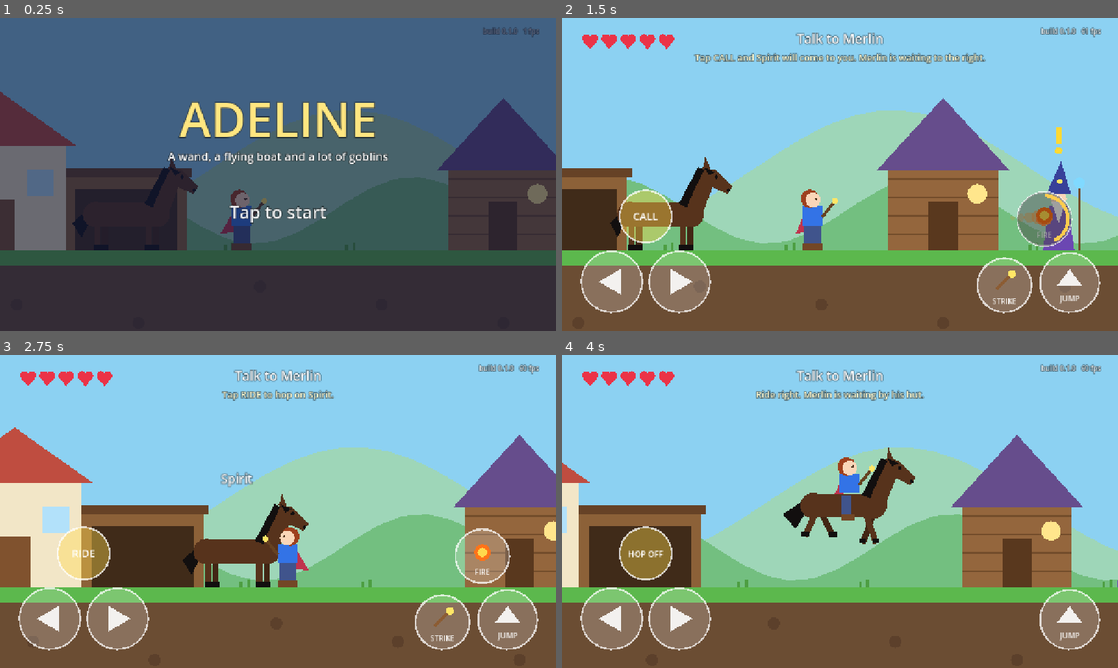
Above: before the commit, frames 1-4 (two rows, left to right).
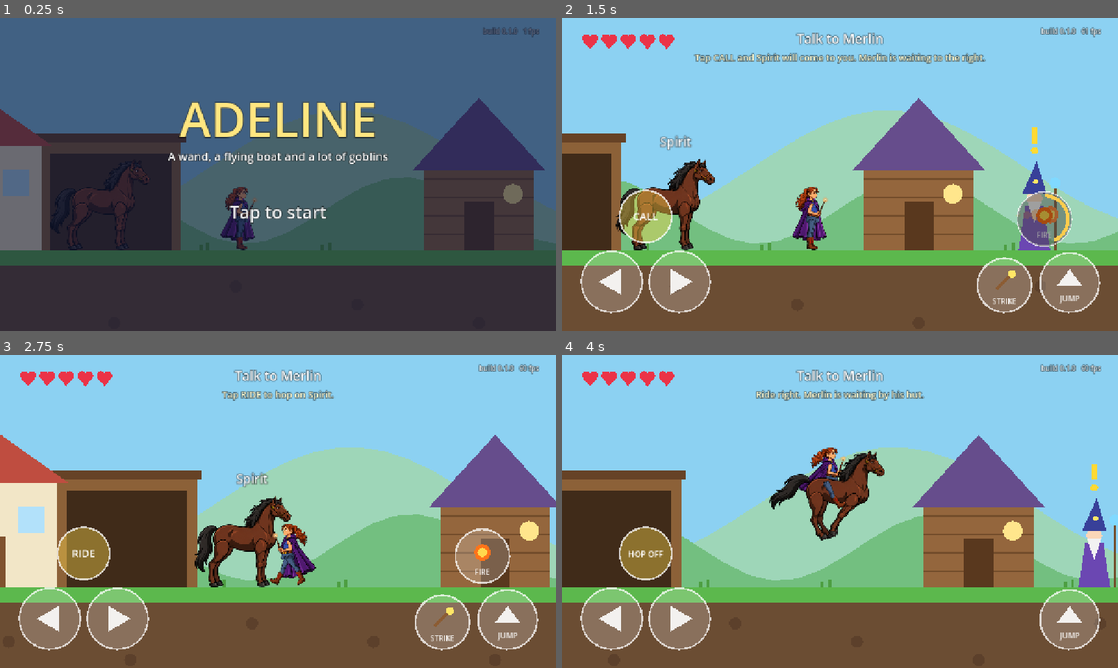
Above: after the commit, the same moments.

Repository: B3r3t/adeline-game
Game: Godot game, scene res://scenes/main.tscn
The game is run twice, just before and just after one commit, with the same random seed, the same clock (stepped at 60 frames per second) and the same inputs.
Inputs (mouse positions are in pixels of both pictures, inside the frame that each line leads up to):
- Up to frame 1 (0.25 s): no input
- Up to frame 2 (1.5 s): tap Enter at 0.5 s; move the mouse to (962, 158) at 0.52 s; hold D (move_right) 0.53-1.25 s; tap K (fireball) at 0.6 s; click (962, 158) at 0.67 s; tap Space (jump) at 0.77 s; tap L (shield) at 0.8 s; drag from (728, 190) to (812, 237) at 1.27 s
- Up to frame 3 (2.75 s): move the mouse to (333, 442) at 2.02 s; hold A (move_left) from 2.03 s (still down); tap J (strike) at 2.1 s; tap K (fireball) at 2.3 s
- Up to frame 4 (4 s): release A (move_left) at 2.75 s; drag from (812, 574) to (673, 464) at 2.77 s; move the mouse to (1006, 558) at 3.52 s; hold D (move_right) from 3.53 s (still down); tap E (interact) at 3.6 s; tap Space (jump) at 3.77 s; tap J (strike) at 3.8 s

The runs differ from the first frame. In frame 1, 12% of the frame differs, in the area x 0-100%, y 23-75%; in frame 2, 14%; in frame 3, 17%; in frame 4, 20%, in the area x 0-100%, y 25-75%.

Commit message:
Replace the Adeline and Spirit stand-ins with animated cutout art
Adeline (12 years old, purple hooded cloak) and Spirit are now built from
separate art parts and animated as paper-puppet rigs: idle, walk, jump,
wand strike, fireball cast, shield, hurt, resting and riding for Adeline;
standing, galloping and tail sway for Spirit. A small rig loader reads
the joints from a rig file produced by art_src/build_rig.py. Merlin, the
goblins and the buildings are still stand-in shapes.

Co-Authored-By: Claude Fable 5.2 <noreply@anthropic.com>
Claude-Session: https://claude.ai/code/session_018MhduFoH8oK44GKZtj6T5o

Diff:
--- /dev/null
+++ b/art/adeline/rig.json
@@ -0,0 +1,109 @@
+{
+ "tex_scale": 0.45454545454545453,
+ "parts": [
+  {
+   "name": "torso",
+   "parent": "",
+   "z": 2,
+   "pos": [
+    0.0,
+    -47.16
+   ],
+   "pivot": [
+    24.1,
+    79.64
+   ]
+  },
+  {
+   "name": "leg_far",
+   "parent": "torso",
+   "z": 1,
+   "pos": [
+    1.43,
+    -0.32
+   ],
+   "pivot": [
+    19.21,
+    6.99
+   ]
+  },
+  {
+   "name": "leg_near",
+   "parent": "torso",
+   "z": 3,
+   "pos": [
+    -1.11,
+    -0.32
+   ],
+   "pivot": [
+    19.21,
+    6.99
+   ]
+  },
+  {
+   "name": "cloak_back",
+   "parent": "torso",
+   "z": 0,
+   "pos": [
+    -3.81,
+    -33.03
+   ],
+   "pivot": [
+    62.21,
+    3.63
+   ]
+  },
+  {
+   "name": "arm",
+   "parent": "torso",
+   "z": 4,
+   "pos": [
+    -1.43,
+    -28.26
+   ],
+   "pivot": [
+    15.72,
+    25.15
+   ]
+  },
+  {
+   "name": "hood",
+   "parent": "torso",
+   "z": 5,
+   "pos": [
+    0.95,
+    -32.71
+   ],
+   "pivot": [
+    42.76,
+    17.52
+   ]
+  },
+  {
+   "name": "head",
+   "parent": "torso",
+   "z": 6,
+   "pos": [
+    -1.11,
+    -34.61
+   ],
+   "pivot": [
+    27.39,
+    48.9
+   ]
+  },
+  {
+   "name": "ponytail",
+   "parent": "head",
+   "z": 7,
+   "pos": [
+    -5.78,
+    -15.56
+   ],
+   "pivot": [
+    45.48,
+    8.31
+   ]
+  }
+ ]
+}
--- /dev/null
+++ b/art/spirit/rig.json
@@ -0,0 +1,83 @@
+{
+ "tex_scale": 0.45454545454545453,
+ "parts": [
+  {
+   "name": "body",
+   "parent": "",
+   "z": 2,
+   "pos": [
+    0.0,
+    -69.93
+   ],
+   "pivot": [
+    142.1,
+    176.16
+   ]
+  },
+  {
+   "name": "tail",
+   "parent": "body",
+   "z": 0,
+   "pos": [
+    -60.85,
+    -27.76
+   ],
+   "pivot": [
+    82.21,
+    8.22
+   ]
+  },
+  {
+   "name": "leg_hind_far",
+   "parent": "body",
+   "z": 1,
+   "pos": [
+    -42.7,
+    -1.6
+   ],
+   "pivot": [
+    50.5,
+    17.62
+   ]
+  },
+  {
+   "name": "leg_front_far",
+   "parent": "body",
+   "z": 1,
+   "pos": [
+    20.28,
+    -3.74
+   ],
+   "pivot": [
+    23.49,
+    16.44
+   ]
+  },
+  {
+   "name": "leg_hind_near",
+   "parent": "body",
+   "z": 3,
+   "pos": [
+    -49.64,
+    0.0
+   ],
+   "pivot": [
+    50.5,
+    17.62
+   ]
+  },
+  {
+   "name": "leg_front_near",
+   "parent": "body",
+   "z": 3,
+   "pos": [
+    14.41,
+    -2.14
+   ],
+   "pivot": [
+    23.49,
+    16.44
+   ]
+  }
+ ]
+}
--- a/scripts/horse.gd
+++ b/scripts/horse.gd
@@ -1,10 +1,12 @@
 extends Node2D
 ## Spirit, Adeline's horse: dark brown with a black mane and tail.
 ## Spirit waits in the stable, comes when called, carries Adeline at a gallop,
-## and stays back from goblin fights. Placeholder shapes for now.
+## and stays back from goblin fights. Built from cutout art.
+
+const RigScript := preload("res://scripts/rig.gd")
 
 const GALLOP := 620.0
-const BACK_HEIGHT := 78.0  # how high Spirit's back is above the ground
+const SEAT := Vector2(-32.0, -27.0)  # the dip of Spirit's back, measured from the body joint
 const NAME := "Spirit"
 
 var game = null
@@ -15,10 +17,32 @@
 var speed := 0.0  # ground speed, drives the leg animation
 var stride := 0.0
 var clock := 0.0
+var rig = null
+var rider_leg: Sprite2D
 
 
 func _ready() -> void:
 	font = ThemeDB.fallback_font
+	rig = Node2D.new()
+	rig.set_script(RigScript)
+	add_child(rig)
+	rig.build("res://art/spirit")
+	# The far legs sit in shadow.
+	rig.tint("leg_front_far", Color(0.72, 0.72, 0.78))
+	rig.tint("leg_hind_far", Color(0.72, 0.72, 0.78))
+	# Borrow Adeline's leg art for the rider's near leg.
+	var adeline = JSON.parse_string(FileAccess.get_file_as_string("res://art/adeline/rig.json"))
+	rider_leg = Sprite2D.new()
+	rider_leg.texture = load("res://art/adeline/leg_near.png")
+	rider_leg.centered = false
+	for part in adeline["parts"]:
+		if part["name"] == "leg_near":
+			rider_leg.offset = -Vector2(part["pivot"][0], part["pivot"][1])
+	var s := float(adeline["tex_scale"])
+	rider_leg.scale = Vector2(s, s)
+	rider_leg.rotation = deg_to_rad(-34.0)
+	rider_leg.visible = false
+	rig.add_child(rider_leg)
 
 
 func place(x: float) -> void:
@@ -64,6 +88,7 @@
 		_:
 			speed = move_toward(speed, 0.0, 2400.0 * delta)
 	stride += speed * delta * 0.035
+	_animate()
 	queue_redraw()
 
 
@@ -79,64 +104,31 @@
 	return false
 
 
+func _animate() -> void:
+	var pace := clampf(speed / 560.0, 0.0, 1.0)
+	rig.scale.x = facing
+	rig.pose = {
+		"leg_front_near": sin(stride) * 34.0 * pace,
+		"leg_front_far": sin(stride + 0.8) * 34.0 * pace,
+		"leg_hind_near": sin(stride + PI) * 30.0 * pace,
+		"leg_hind_far": sin(stride + PI + 0.8) * 30.0 * pace,
+		"tail": sin(clock * 2.0) * 5.0 + pace * 26.0,
+		"body": sin(stride * 2.0) * 2.5 * pace,
+	}
+	rig.root_offset = Vector2(0.0, -absf(sin(stride)) * 5.0 * pace)
+	rig.apply()
+	# Adeline's near leg, drawn over Spirit's side while she rides.
+	rider_leg.visible = state == "mounted"
+	rider_leg.position = seat() + Vector2(2.0, 2.0)
+
+
+## Where a rider sits, relative to Spirit's feet and facing right.
+func seat() -> Vector2:
+	return rig.rest_pos("body") + rig.root_offset + SEAT
+
+
 func _draw() -> void:
-	var f := float(facing)
-	var coat := Color(0.34, 0.2, 0.11)
-	var coat_far := Color(0.26, 0.15, 0.08)
-	var black := Color(0.07, 0.06, 0.06)
-	var pace := clampf(speed / 560.0, 0.0, 1.0)
-	var bob := sin(stride * 2.0) * 4.0 * pace
-	var top := -BACK_HEIGHT + bob
-
-	# Tail.
-	var sway := sin(clock * 3.0) * 4.0 + pace * 16.0
-	draw_colored_polygon(PackedVector2Array([
-		Vector2(-f * 58.0, top + 6.0),
-		Vector2(-f * (86.0 + sway), top + 34.0),
-		Vector2(-f * (72.0 + sway * 0.5), top + 58.0),
-		Vector2(-f * 56.0, top + 22.0),
-	]), black)
-
-	# Legs: the far pair first, then the near pair.
-	for i in 4:
-		var hind := i % 2 == 0
-		var far := i < 2
-		var base_x := (-42.0 if hind else 42.0) * f + (7.0 if far else -5.0) * f
-		var phase := stride + (0.0 if hind else PI) + (PI * 0.5 if far else 0.0)
-		var swing := sin(phase) * 24.0 * pace
-		var lift := maxf(cos(phase), 0.0) * 16.0 * pace
-		var hip := Vector2(base_x, top + 34.0)
-		var hoof := Vector2(base_x + swing * f, -lift)
-		draw_line(hip, hoof, coat_far if far else coat, 10.0)
-		draw_rect(Rect2(hoof.x - 6.0, hoof.y - 8.0, 12.0, 8.0), black)
-
-	# Body.
-	draw_rect(Rect2(-54.0, top, 108.0, 40.0), coat)
-	draw_circle(Vector2(-f * 50.0, top + 20.0), 21.0, coat)
-	draw_circle(Vector2(f * 50.0, top + 20.0), 21.0, coat)
-	# Neck and head.
-	draw_colored_polygon(PackedVector2Array([
-		Vector2(f * 34.0, top + 2.0), Vector2(f * 66.0, top + 26.0),
-		Vector2(f * 92.0, top - 40.0), Vector2(f * 68.0, top - 56.0),
-	]), coat)
-	draw_colored_polygon(PackedVector2Array([
-		Vector2(f * 68.0, top - 58.0), Vector2(f * 90.0, top - 54.0), Vector2(f * 118.0, top - 26.0),
-		Vector2(f * 110.0, top - 14.0), Vector2(f * 84.0, top - 26.0),
-	]), coat)
-	draw_colored_polygon(PackedVector2Array([Vector2(f * 70.0, top - 56.0), Vector2(f * 74.0, top - 76.0), Vector2(f * 82.0, top - 56.0)]), coat)
-	draw_circle(Vector2(f * 112.0, top - 20.0), 3.0, black)
-	draw_circle(Vector2(f * 92.0, top - 42.0), 3.0, black)
-	# Mane and forelock.
-	draw_colored_polygon(PackedVector2Array([
-		Vector2(f * 30.0, top + 2.0), Vector2(f * 62.0, top - 58.0),
-		Vector2(f * 72.0, top - 54.0), Vector2(f * 50.0, top - 8.0), Vector2(f * 44.0, top + 8.0),
-	]), black)
-	draw_colored_polygon(PackedVector2Array([Vector2(f * 72.0, top - 58.0), Vector2(f * 90.0, top - 50.0), Vector2(f * 80.0, top - 44.0)]), black)
-
-	if state == "mounted":
-		# Adeline's near leg and boot over Spirit's side.
-		draw_rect(Rect2(-8.0 + f * 4.0, top + 2.0, 16.0, 34.0), Color(0.25, 0.33, 0.55))
-		draw_rect(Rect2(-10.0 + f * 7.0, top + 34.0, 22.0, 10.0), Color(0.45, 0.28, 0.15))
-	elif game.mode == "play" and absf(game.player.position.x - position.x) < 240.0:
-		draw_string_outline(font, Vector2(-60.0, top - 92.0), NAME, HORIZONTAL_ALIGNMENT_CENTER, 120.0, 20, 5, Color(0.0, 0.0, 0.0, 0.5))
-		draw_string(font, Vector2(-60.0, top - 92.0), NAME, HORIZONTAL_ALIGNMENT_CENTER, 120.0, 20, Color.WHITE)
+	if state != "mounted" and game.mode == "play" and absf(game.player.position.x - position.x) < 260.0:
+		var y := -170.0
+		draw_string_outline(font, Vector2(-60.0, y), NAME, HORIZONTAL_ALIGNMENT_CENTER, 120.0, 20, 5, Color(0.0, 0.0, 0.0, 0.5))
+		draw_string(font, Vector2(-60.0, y), NAME, HORIZONTAL_ALIGNMENT_CENTER, 120.0, 20, Color.WHITE)
--- a/scripts/main.gd
+++ b/scripts/main.gd
@@ -17,8 +17,8 @@
 const CAMERA_ZOOM := 1.4  # bigger characters are easier to read on an 8 inch screen
 
 const HOUSE_X := 150.0
-const STABLE_X := 470.0  # where Spirit waits
-const START_X := 660.0
+const STABLE_X := 485.0  # where Spirit waits
+const START_X := 700.0
 const MERLIN_X := 1280.0
 const SIGN_X := 1560.0
 const GATE_X := 1700.0  # Adeline cannot head east until she has the mission
@@ -640,9 +640,9 @@
 func _draw_house(g: float) -> void:
 	var hx := HOUSE_X
 	# Stable, attached to the right side of the house.
-	draw_rect(Rect2(hx + 220.0, g - 120.0, 200.0, 120.0), Color(0.55, 0.38, 0.22))
-	draw_rect(Rect2(hx + 236.0, g - 100.0, 168.0, 100.0), Color(0.25, 0.17, 0.1))
-	draw_rect(Rect2(hx + 212.0, g - 134.0, 216.0, 14.0), Color(0.4, 0.26, 0.15))
+	draw_rect(Rect2(hx + 220.0, g - 176.0, 230.0, 176.0), Color(0.55, 0.38, 0.22))
+	draw_rect(Rect2(hx + 236.0, g - 158.0, 198.0, 158.0), Color(0.25, 0.17, 0.1))
+	draw_rect(Rect2(hx + 212.0, g - 190.0, 246.0, 14.0), Color(0.4, 0.26, 0.15))
 	# House.
 	draw_rect(Rect2(hx, g - 170.0, 220.0, 170.0), Color(0.95, 0.9, 0.78))
 	draw_colored_polygon(PackedVector2Array([Vector2(hx - 20.0, g - 170.0), Vector2(hx + 110.0, g - 262.0), Vector2(hx + 240.0, g - 170.0)]), Color(0.75, 0.3, 0.25))
--- a/scripts/player.gd
+++ b/scripts/player.gd
@@ -3,6 +3,7 @@
 ## Timing, damage and reach numbers are at the top so they are easy to tune after playtests.
 
 const FireballScript := preload("res://scripts/fireball.gd")
+const RigScript := preload("res://scripts/rig.gd")
 
 const SPEED := 300.0
 const ACCEL := 2600.0
@@ -32,7 +33,6 @@
 # Riding Spirit: faster, with a longer jump. No attacks from the saddle.
 const RIDE_SPEED := 560.0
 const RIDE_JUMP := -820.0
-const RIDE_LIFT := 42.0  # how far Adeline sits above the ground
 
 # What take_hit reports back to an attacker.
 const MISSED := 0
@@ -55,6 +55,8 @@
 var jump_buffer := 0.0
 var anim_time := 0.0
 var mounted := false
+var cast_time := 9.0  # seconds since the last fireball, for the casting pose
+var rig = null
 var min_x := -INF
 var max_x := INF
 
@@ -68,6 +70,10 @@
 	col.shape = shape
 	col.position = Vector2(0.0, -HEIGHT / 2.0)
 	add_child(col)
+	rig = Node2D.new()
+	rig.set_script(RigScript)
+	add_child(rig)
+	rig.build("res://art/adeline")
 
 
 func reset(at: Vector2) -> void:
@@ -101,6 +107,7 @@
 
 func _physics_process(delta: float) -> void:
 	anim_time += delta
+	cast_time += delta
 	fireball_cd = maxf(fireball_cd - delta, 0.0)
 	shield_cd = maxf(shield_cd - delta, 0.0)
 	shield_time = maxf(shield_time - delta, 0.0)
@@ -133,6 +140,7 @@
 	move_and_slide()
 	velocity.x = walk
 	position.x = clampf(position.x, min_x, max_x)
+	_animate()
 	queue_redraw()
 
 
@@ -182,12 +190,13 @@
 
 func _cast_fireball() -> void:
 	fireball_cd = FIREBALL_COOLDOWN
+	cast_time = 0.0
 	var fb = Node2D.new()
 	fb.set_script(FireballScript)
 	fb.game = game
 	fb.direction = facing
 	fb.damage = FIREBALL_DAMAGE
-	fb.position = position + Vector2(facing * 34.0, -54.0)
+	fb.position = position + Vector2(facing * 44.0, -58.0)
 	game.add_projectile(fb)
 
 
@@ -212,65 +221,75 @@
 	return HURT
 
 
+func _animate() -> void:
+	var t := anim_time
+	var sway := sin(t * 2.4)
+	var pose := { "cloak_back": 2.0 + sway * 2.0, "ponytail": sway * 3.0 }
+	rig.root_offset = Vector2.ZERO
+	rig.root_angle = 0.0
+	rig.scale.x = facing
+	rig.visible = not (invuln > 0.0 and not dead and int(t * 16.0) % 2 == 0)
+
+	if dead:
+		# Lying down for a rest.
+		rig.root_angle = -PI / 2.0
+		rig.root_offset = Vector2(-10.0, -rig.rest_pos("torso").y - 12.0)
+	elif mounted:
+		var pace := clampf(absf(velocity.x) / RIDE_SPEED, 0.0, 1.0)
+		pose["leg_near"] = -62.0
+		pose["leg_far"] = -62.0
+		pose["arm"] = -8.0
+		pose["cloak_back"] = 4.0 + pace * 22.0 + sway * 3.0
+		pose["ponytail"] = pace * 18.0 + sway * 3.0
+		rig.root_offset = game.horse.seat() - rig.rest_pos("torso")
+	elif not is_on_floor():
+		var falling := velocity.y > 0.0
+		pose["leg_near"] = -30.0
+		pose["leg_far"] = 24.0
+		pose["cloak_back"] = 34.0 if falling else 16.0
+		pose["ponytail"] = 26.0 if falling else 10.0
+		pose["arm"] = -20.0
+	elif absf(velocity.x) > 20.0:
+		var step := sin(t * 12.0)
+		pose["leg_near"] = step * 28.0
+		pose["leg_far"] = -step * 28.0
+		pose["arm"] = -step * 6.0
+		pose["cloak_back"] = 12.0 + step * 3.0
+		pose["ponytail"] = 10.0 + step * 3.0
+		rig.root_offset.y = -absf(cos(t * 12.0)) * 2.0
+
+	# Actions take over the wand arm. The cloak sweeps back so the swing reads clearly.
+	if not dead and not mounted:
+		if is_striking():
+			var k := clampf(strike_time / (STRIKE_WINDUP + STRIKE_ACTIVE), 0.0, 1.0)
+			pose["arm"] = lerpf(-105.0, 45.0, k)
+			pose["torso"] = lerpf(-4.0, 8.0, k)
+			pose["cloak_back"] = 20.0
+		elif cast_time < 0.25:
+			pose["arm"] = 32.0
+			pose["torso"] = 5.0
+			pose["cloak_back"] = 18.0
+		elif is_shielding():
+			pose["arm"] = -70.0
+		if invuln > HURT_INVULN - 0.3:
+			pose["torso"] = -12.0
+			pose["head"] = 10.0
+	rig.pose = pose
+	rig.apply()
+
+
 func _draw() -> void:
-	if invuln > 0.0 and not dead and int(anim_time * 16.0) % 2 == 0:
-		return  # blink while briefly protected after a hit
-	var f := float(facing)
-	var skin := Color(0.98, 0.84, 0.72)
-	var hair := Color(0.62, 0.25, 0.12)
-	var top := Color(0.2, 0.45, 0.9)
-	var jeans := Color(0.25, 0.33, 0.55)
-	var boots := Color(0.45, 0.28, 0.15)
-	var cape := Color(0.75, 0.2, 0.3)
-
-	if dead:
-		draw_set_transform(Vector2(0.0, -12.0), -f * PI / 2.0, Vector2.ONE)
-	elif mounted:
-		draw_set_transform(Vector2(0.0, -RIDE_LIFT), 0.0, Vector2.ONE)
-
-	var moving := absf(velocity.x) > 20.0 and is_on_floor()
-	var bob := sin(anim_time * 14.0) * 2.0 if moving else 0.0
-	var sway := sin(anim_time * (10.0 if moving else 3.0)) * 5.0
-
-	# Cape, behind everything else.
-	draw_colored_polygon(PackedVector2Array([
-		Vector2(-f * 10.0, -70.0 + bob),
-		Vector2(-f * (32.0 + sway), -26.0),
-		Vector2(-f * 8.0, -30.0),
-	]), cape)
-	# Legs and boots. In the saddle, Spirit's body covers them.
-	if not mounted:
-		draw_rect(Rect2(-14.0, -42.0, 28.0, 34.0), jeans)
-		draw_rect(Rect2(-16.0, -10.0, 32.0, 10.0), boots)
-	# Top.
-	draw_rect(Rect2(-16.0, -72.0 + bob, 32.0, 32.0), top)
-	# Hair, then head.
-	draw_circle(Vector2(-f * 4.0, -84.0 + bob), 15.0, hair)
-	draw_circle(Vector2(f * 1.0, -82.0 + bob), 12.0, skin)
-	draw_circle(Vector2(f * 6.0, -84.0 + bob), 2.0, Color(0.3, 0.2, 0.12))
-
-	# Wand.
-	var hand := Vector2(f * 16.0, -54.0 + bob)
-	var angle := -0.9  # resting angle, pointing up and forward
-	if is_striking():
+	# Effects only. Adeline herself is the rig.
+	if is_striking() and not dead:
 		var total := STRIKE_WINDUP + STRIKE_ACTIVE
-		var t := clampf(strike_time / total, 0.0, 1.0)
-		angle = lerpf(-1.9, 0.7, t)
 		if strike_time >= STRIKE_WINDUP and strike_time < total:
-			# Show the reach of the swing so it is easy to learn.
-			draw_arc(hand, STRIKE_REACH - 22.0, -1.3 if f > 0.0 else PI - 0.7, 0.7 if f > 0.0 else PI + 1.3, 12, Color(1.0, 1.0, 1.0, 0.75), 8.0)
-	var tip := hand + Vector2(cos(angle) * f, sin(angle)) * 34.0
-	draw_line(hand, tip, Color(0.4, 0.26, 0.13), 5.0)
-	draw_circle(tip, 5.0 if not is_striking() else 8.0, Color(1.0, 0.9, 0.4))
-
-	if dead or mounted:
-		draw_set_transform(Vector2.ZERO, 0.0, Vector2.ONE)
-
-	# Shield bubble, and a bright ring when it blocks something.
-	var centre := Vector2(0.0, -HEIGHT / 2.0)
+			var f := float(facing)
+			var hand := Vector2(f * 18.0, -58.0)
+			draw_arc(hand, STRIKE_REACH - 20.0, -1.3 if f > 0.0 else PI - 0.7, 0.7 if f > 0.0 else PI + 1.3, 12, Color(1.0, 1.0, 1.0, 0.8), 8.0)
+	var centre := Vector2(0.0, -HEIGHT / 2.0 - 6.0)
 	if is_shielding():
-		draw_circle(centre, 62.0, Color(0.45, 0.75, 1.0, 0.28))
-		draw_arc(centre, 62.0, 0.0, TAU, 40, Color(0.7, 0.9, 1.0, 0.9), 5.0)
+		draw_circle(centre, 66.0, Color(0.45, 0.75, 1.0, 0.28))
+		draw_arc(centre, 66.0, 0.0, TAU, 40, Color(0.7, 0.9, 1.0, 0.9), 5.0)
 	if block_flash > 0.0:
-		var grow := 62.0 + (0.35 - block_flash) * 120.0
+		var grow := 66.0 + (0.35 - block_flash) * 120.0
 		draw_arc(centre, grow, 0.0, TAU, 40, Color(1.0, 1.0, 1.0, block_flash / 0.35), 8.0)
--- /dev/null
+++ b/scripts/rig.gd
@@ -0,0 +1,68 @@
+extends Node2D
+## A character assembled from cutout parts, like a paper puppet.
+## The parts and their joints come from a rig file made by art_src/build_rig.py.
+## Set angles in `pose` (degrees, by part name), then call apply().
+
+var order: Array = []  # part names, parents before children
+var info := {}  # name -> { parent, pos, sprite }
+var pose := {}  # name -> degrees
+var root_offset := Vector2.ZERO
+var root_angle := 0.0
+var tex_scale := 1.0
+
+
+func build(dir: String) -> void:
+	var data = JSON.parse_string(FileAccess.get_file_as_string(dir + "/rig.json"))
+	tex_scale = float(data["tex_scale"])
+	var list: Array = data["parts"]
+	for p in list:
+		order.append(p["name"])
+		info[p["name"]] = {
+			"parent": p["parent"],
+			"pos": Vector2(p["pos"][0], p["pos"][1]),
+			"pivot": Vector2(p["pivot"][0], p["pivot"][1]),
+		}
+	# Sprites are added back to front, so the draw order matches the rig file.
+	var by_depth := list.duplicate()
+	by_depth.sort_custom(func(a, b): return a["z"] < b["z"])
+	for p in by_depth:
+		var sprite := Sprite2D.new()
+		sprite.texture = load(dir + "/" + str(p["name"]) + ".png")
+		sprite.centered = false
+		sprite.offset = -Vector2(p["pivot"][0], p["pivot"][1])
+		sprite.scale = Vector2(tex_scale, tex_scale)
+		add_child(sprite)
+		info[p["name"]]["sprite"] = sprite
+	apply()
+
+
+func apply() -> void:
+	var placed := {}  # name -> [position, angle]
+	for part in order:
+		var d: Dictionary = info[part]
+		var own := deg_to_rad(float(pose.get(part, 0.0)))
+		var pos: Vector2
+		var angle: float
+		if d["parent"] == "":
+			pos = d["pos"] + root_offset
+			angle = own + root_angle
+		else:
+			var parent: Array = placed[d["parent"]]
+			pos = parent[0] + (d["pos"] as Vector2).rotated(parent[1])
+			angle = parent[1] + own
+		placed[part] = [pos, angle]
+		var sprite: Sprite2D = d["sprite"]
+		sprite.position = pos
+		sprite.rotation = angle
+
+
+## Where a part's joint sits when the character stands still, relative to its feet.
+func rest_pos(part: String) -> Vector2:
+	var d: Dictionary = info[part]
+	if d["parent"] == "":
+		return d["pos"]
+	return rest_pos(d["parent"]) + d["pos"]
+
+
+func tint(part: String, color: Color) -> void:
+	(info[part]["sprite"] as Sprite2D).modulate = color
Binary file added: art/adeline/arm.png
Not shown, added: art/adeline/arm.png.import
Binary file added: art/adeline/cloak_back.png
Not shown, added: art/adeline/cloak_back.png.import
Binary file added: art/adeline/head.png
Not shown, added: art/adeline/head.png.import
Binary file added: art/adeline/hood.png
Not shown, added: art/adeline/hood.png.import
Binary file added: art/adeline/leg_far.png
Not shown, added: art/adeline/leg_far.png.import
Binary file added: art/adeline/leg_near.png
Not shown, added: art/adeline/leg_near.png.import
(and 35 more such lines)
